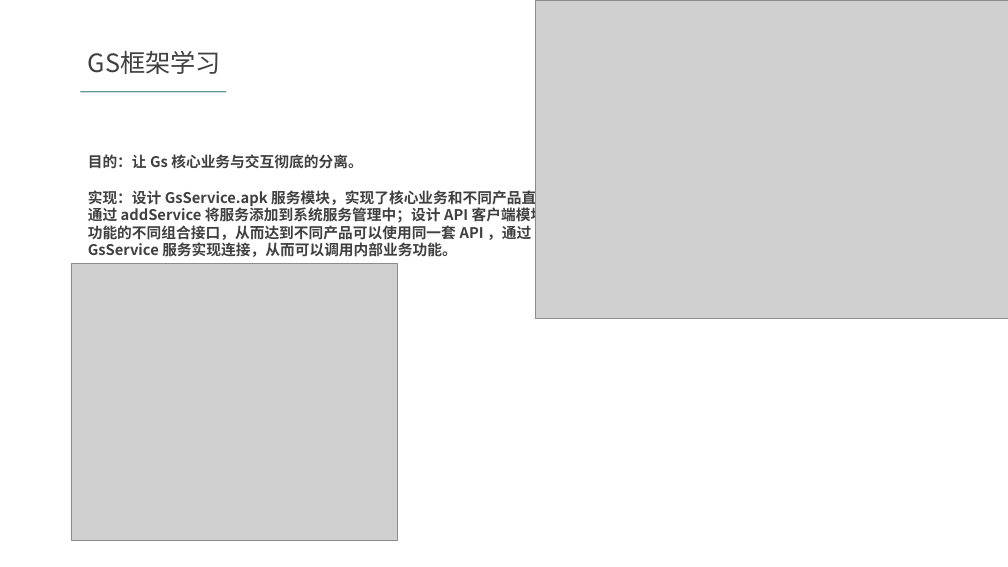
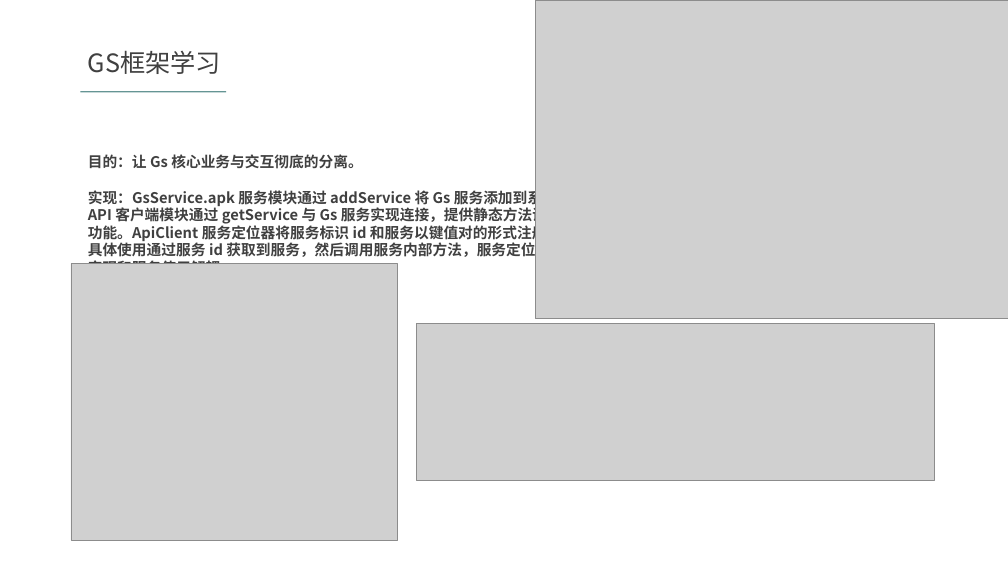
Before and after one commit to gs-wlzhou/FormalDefense, a slide deck: slide 16 of 转正答辩.pptx (slide 15 before the commit). Drawn at 1008x567 pixels with LibreOffice and Linux fonts; fonts in the diff are those of the drawing; grey boxes stand for pictures. Boxes give left, top, right and bottom in pixels: in the first picture for what was removed or moved away, otherwise in the second. Text is boxed around its words. In the diff, an @@ line names an element or a change of style, - is before the commit and + after.

```diff
--- a/转正答辩.pptx
+++ b/转正答辩.pptx
@@ text at (88,188,645,264): text changed @@
-实现：设计 GsService.apk 服务模块，实现了核心业务和不同产品直接的兼容性，通过 addService 将服务添加到系统服务管理中；设计 API 客户端模块，提供服务功能的不同组合接口，从而达到不同产品可以使用同一套 API ，通过 getService 与 GsService 服务实现连接，从而可以调用内部业务功能。
+实现：GsService.apk 服务模块通过 addService 将 Gs 服务添加到系统服务管理中，API 客户端模块通过 getService 与 Gs 服务实现连接，提供静态方法调用内部业务功能。ApiClient 服务定位器将服务标识 id 和服务以键值对的形式注册到 map 中，具体使用通过服务 id 获取到服务，然后调用服务内部方法，服务定位器模式将服务实现和服务使用解耦。
@@ picture added at (417,324,934,480) @@
```
Also in this commit, not shown: 3 other slides changed, 1 slide added.
